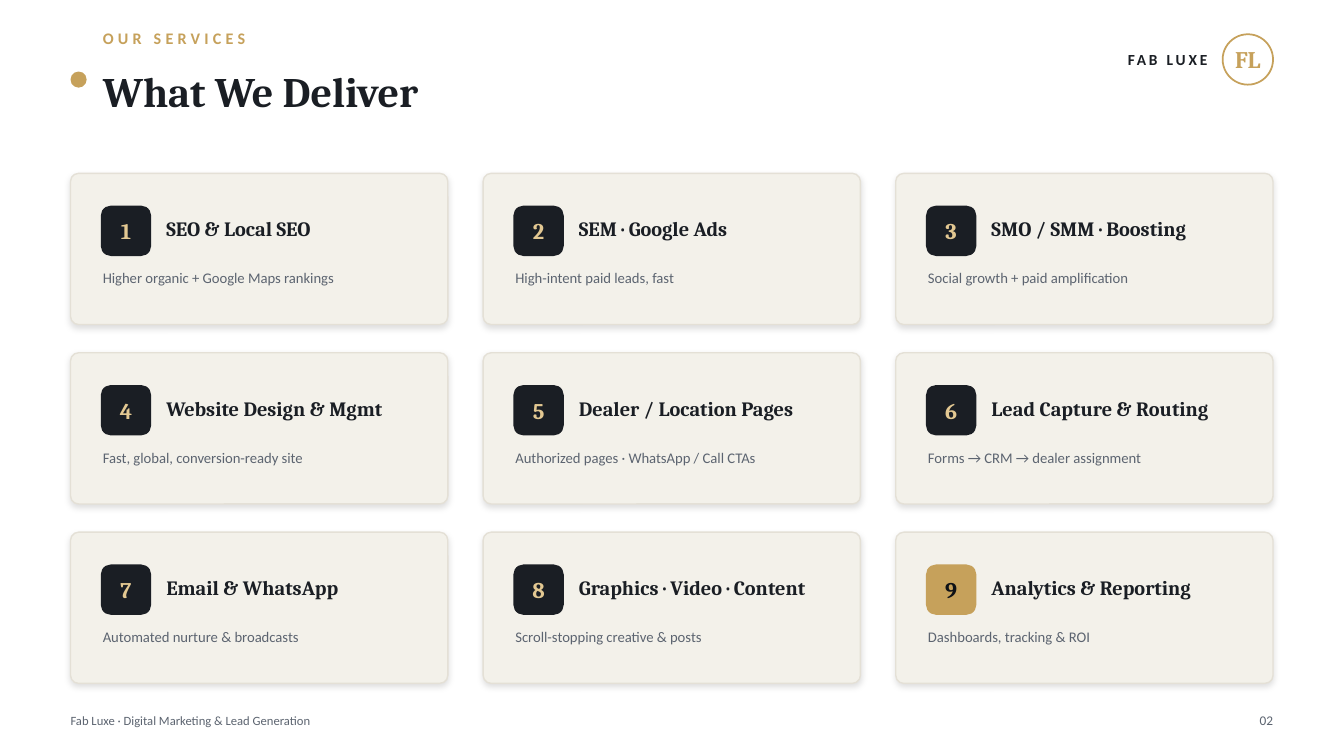
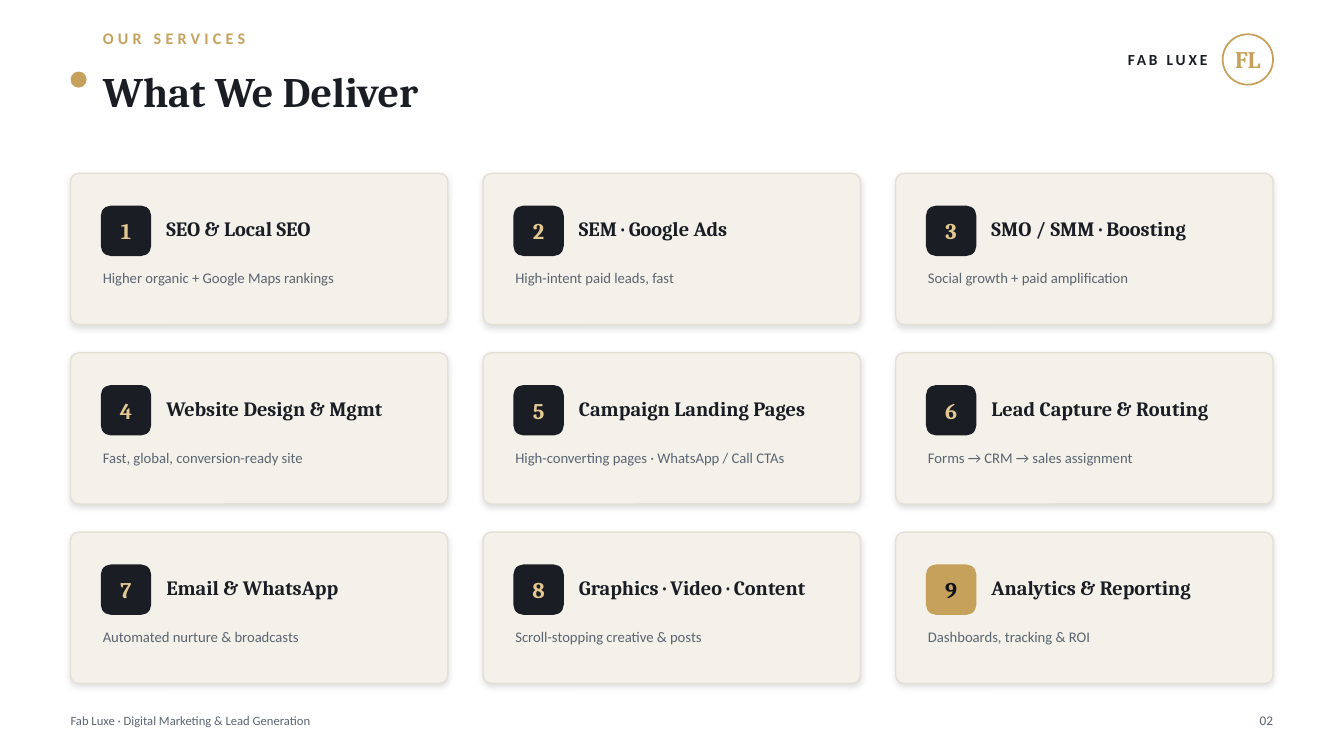
Before and after one commit to neerajjhaji/fabulex, a slide deck: slide 3 of FabLuxe_Digital_Marketing_Strategy.pptx. Drawn at 1344x756 pixels with LibreOffice and Linux fonts; fonts in the diff are those of the drawing. Boxes give left, top, right and bottom in pixels: in the first picture for what was removed or moved away, otherwise in the second. Text is boxed around its words. In the diff, an @@ line names an element or a change of style, - is before the commit and + after.

```diff
--- a/FabLuxe_Digital_Marketing_Strategy.pptx
+++ b/FabLuxe_Digital_Marketing_Strategy.pptx
@@ text at (579, 402, 805, 421): text changed @@
-Dealer / Location Pages
+Campaign Landing Pages
@@ text at (515, 453, 784, 466): text changed @@
-Authorized pages · WhatsApp / Call CTAs
+High-converting pages · WhatsApp / Call CTAs
@@ text at (928, 453, 1133, 466): text changed @@
-Forms → CRM → dealer assignment
+Forms → CRM → sales assignment
```
Also in this commit, not shown: 3 other slides changed, 1 other file.
